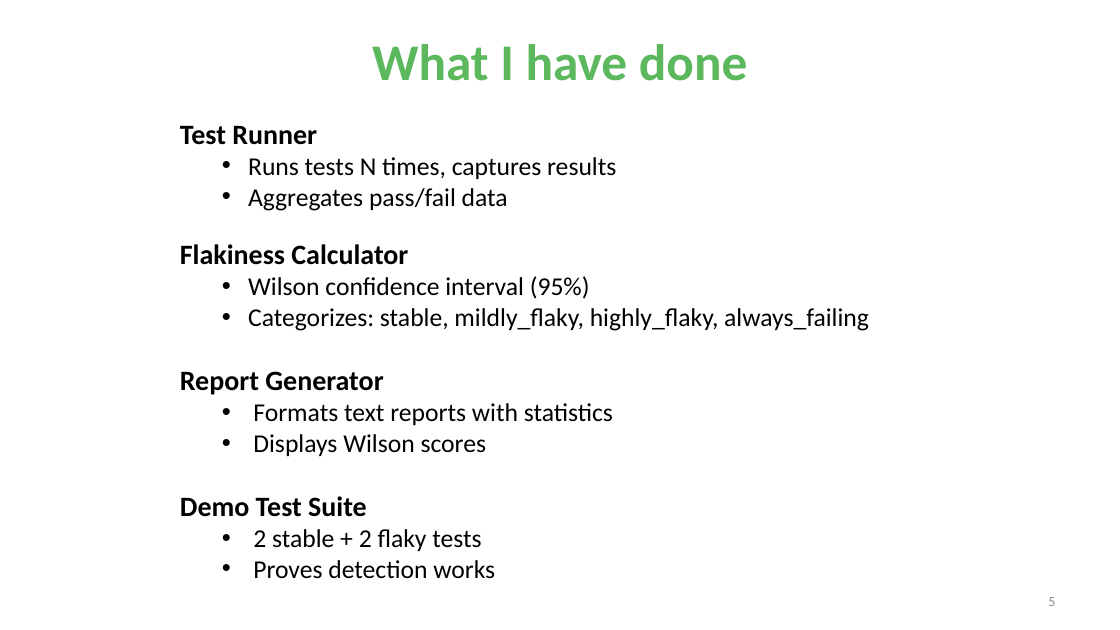
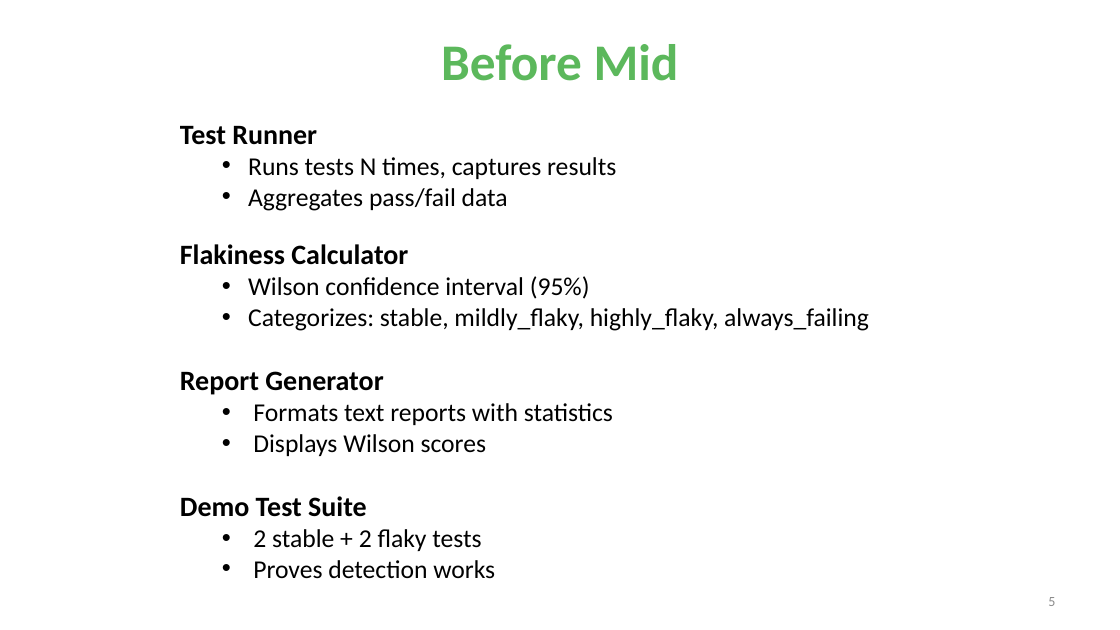
Before and after one commit to UniqueSwagger/FlakeHound-, a slide deck: slide 5 of FlakeHound_Presentation_Final.pptx. Drawn at 1120x630 pixels with LibreOffice and Linux fonts; fonts in the diff are those of the drawing. Boxes give left, top, right and bottom in pixels: in the first picture for what was removed or moved away, otherwise in the second. Text is boxed around its words. In the diff, an @@ line names an element or a change of style, - is before the commit and + after.

```diff
--- a/FlakeHound_Presentation_Final.pptx
+++ b/FlakeHound_Presentation_Final.pptx
@@ text at <box>441,44,679,81</box>: text changed @@
-What I have done
+Before Mid
```
Also in this commit, not shown: 2 other slides changed, 1 slide added, 1 slide removed, 17 other files.
